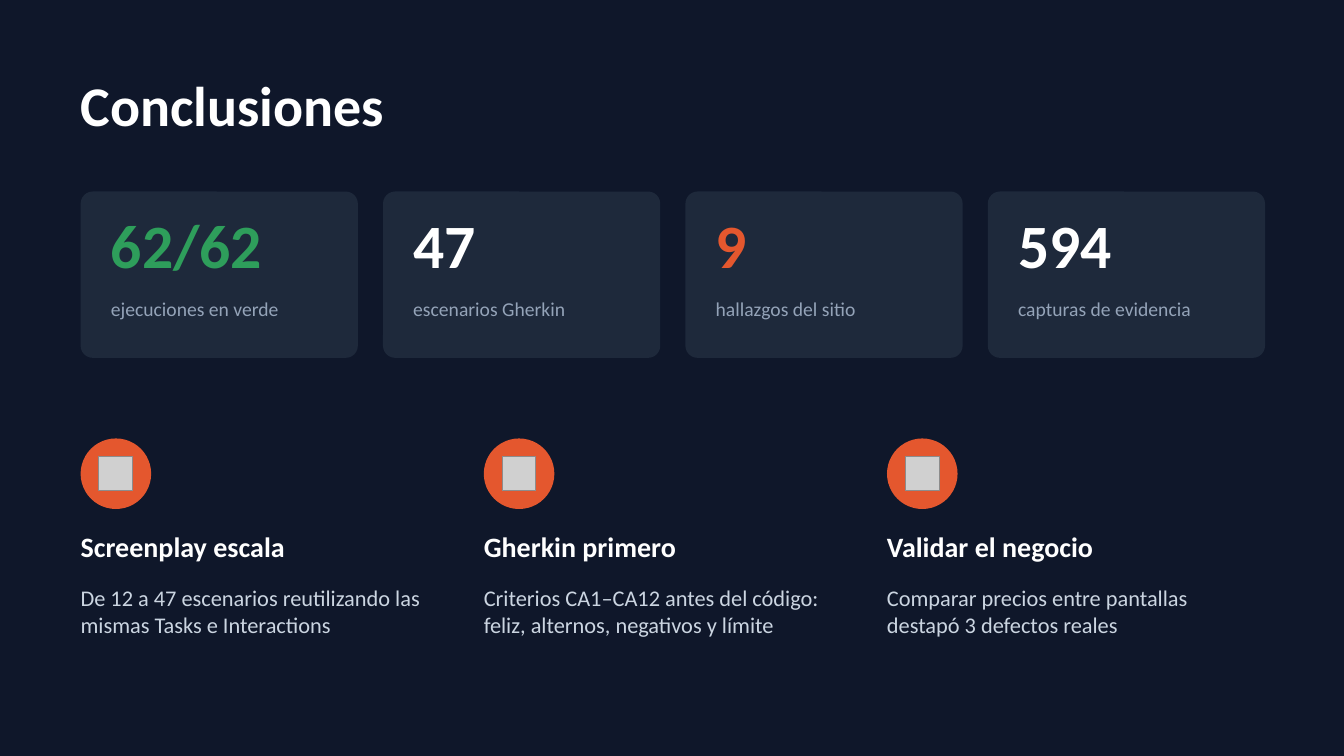
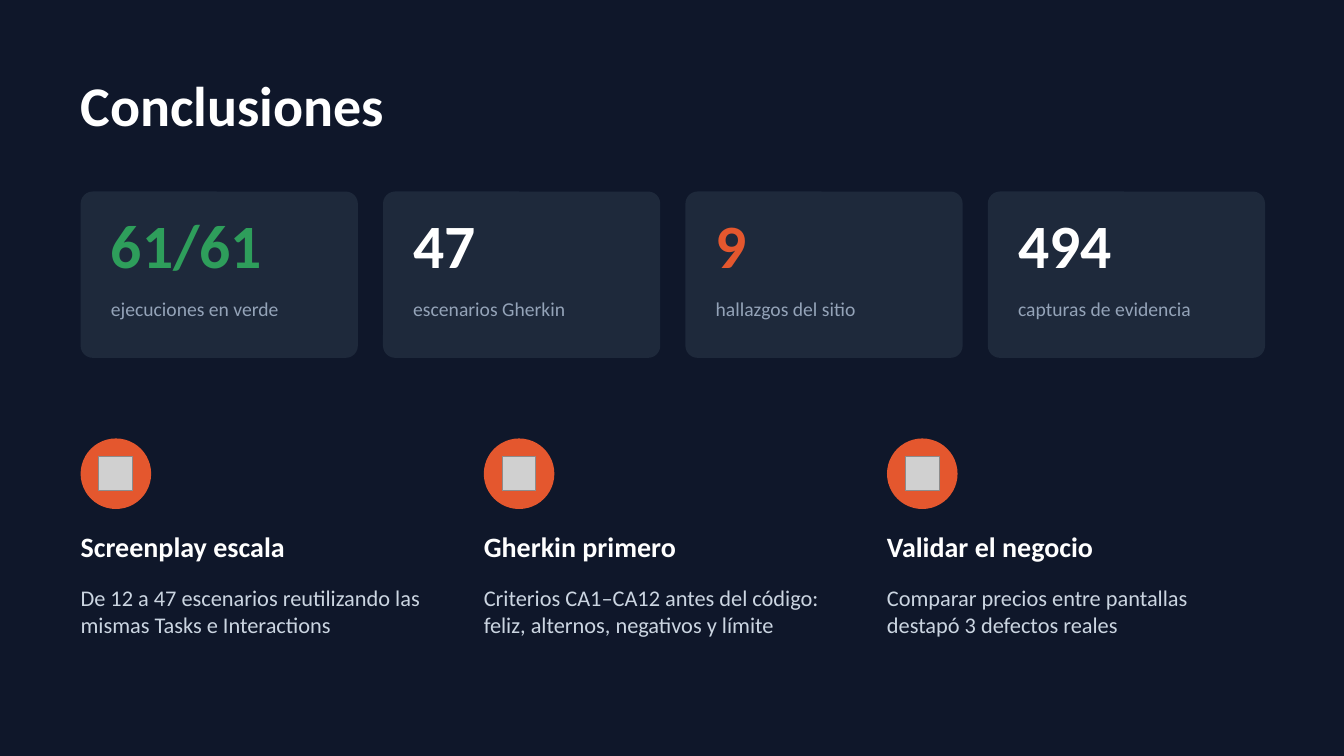
Before and after one commit to Santiagodutr/blazedemo-screenplay-serenity, a slide deck: slide 25 of presentacion/BlazeDemo_Screenplay_Sustentacion.pptx. Drawn at 1344x756 pixels with LibreOffice and Linux fonts; fonts in the diff are those of the drawing; grey boxes stand for pictures. Boxes give left, top, right and bottom in pixels: in the first picture for what was removed or moved away, otherwise in the second. Text is boxed around its words. In the diff, an @@ line names an element or a change of style, - is before the commit and + after.

```diff
--- a/presentacion/BlazeDemo_Screenplay_Sustentacion.pptx
+++ b/presentacion/BlazeDemo_Screenplay_Sustentacion.pptx
@@ text at bbox=[111, 225, 262, 271]: text changed @@
-62/62
+61/61
@@ text at bbox=[1018, 227, 1111, 268]: text changed @@
-594
+494
```
Also in this commit, not shown: 9 other slides changed, 11 other files.
